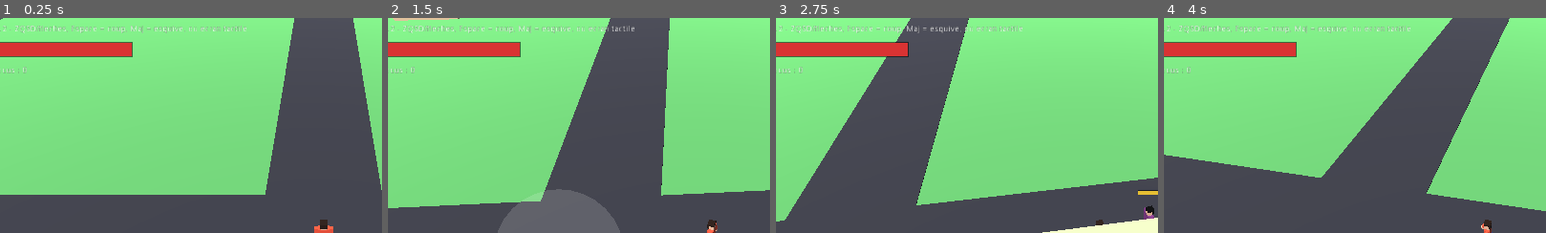
Above: before the commit, frames 1-4 (left to right).
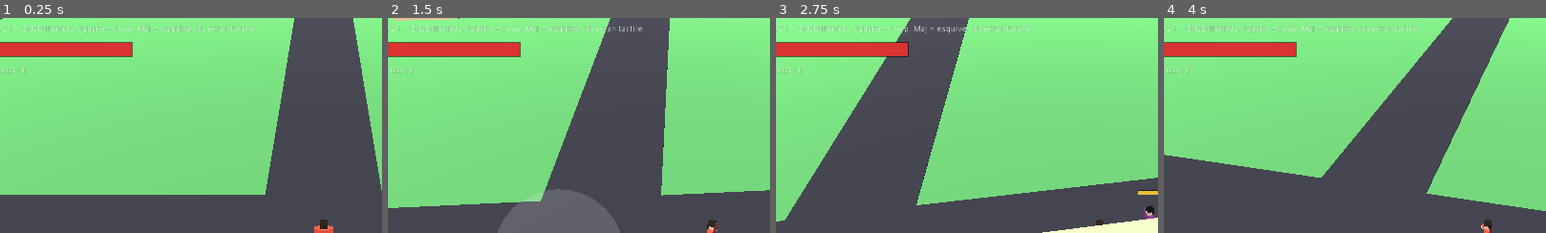
Above: after the commit, the same moments.

Repository: kolaashbel06-cloud/soleil-noir
Game: Godot game, scene res://Main.tscn
Same seed, same stepped clock (60 frames per second), same inputs: the game is played once before the commit and once after it.
Inputs (mouse positions are % of the whole screen's width and height, from its top left):
- Up to frame 1 (0.25 s): no input
- Up to frame 2 (1.5 s): tap Enter at 0.5 s; move the mouse to (72, 45) at 0.52 s; hold D (move_right) 0.53-1.25 s; tap Space (attack) at 0.6 s; click (72, 45) at 0.67 s; tap Shift (dodge) at 0.8 s; drag from (30, 55) to (45, 70) at 1.27 s
- Up to frame 3 (2.75 s): move the mouse to (60, 28) at 2.02 s; hold D (move_right) from 2.03 s (still down); tap Space (attack) at 2.1 s; tap Shift (dodge) at 2.3 s
- Up to frame 4 (4 s): release D (move_right) at 2.75 s; drag from (45, 70) to (20, 35) at 2.77 s; move the mouse to (80, 65) at 3.52 s; hold A (move_left) from 3.53 s (still down); tap Z at 3.6 s; tap Shift (dodge) at 3.8 s
The pictures show only the part of the screen within x 8-58%, y 0-50%; the shares and areas given below are measured in that part.

The runs differ from the first frame. In frame 1, 0.8% of the frame differs, in the area x 2-67%, y 3-8%; in frame 2, 0.8%; in frame 3, 0.8%; in frame 4, 0.8%.

Commit message:
Add files via upload

Diff:
--- a/Enemy.gd
+++ b/Enemy.gd
@@ -36,7 +36,7 @@
 
 	human = Spatial.new()
 	human.set_script(load("res://Humanoid.gd"))
-	human.shirt_color = Color.from_hsv(randf_range(0.7, 0.95), 0.55, 0.45)
+	human.shirt_color = Color.from_hsv(rand_range(0.7, 0.95), 0.55, 0.45)
 	human.pants_color = Color(0.15, 0.15, 0.18)
 	human.hair_color = Color(0.05, 0.05, 0.05)
 	human.translation = Vector3(0.0, -0.9, 0.0)
--- a/Hud.gd
+++ b/Hud.gd
@@ -52,12 +52,16 @@
 
 
 func _text(text, pos: Vector2, sc = 1.0, color = Color(1, 1, 1, 1)):
+	if _font == null:
+		return
 	draw_set_transform(pos, 0.0, Vector2(sc, sc))
 	draw_string(_font, Vector2.ZERO, text, color)
 	draw_set_transform(Vector2.ZERO, 0.0, Vector2.ONE)
 
 
 func _text_centered(text, center: Vector2, sc = 1.0, color = Color(1, 1, 1, 1)):
+	if _font == null:
+		return
 	var w = _font.get_string_size(text).x * sc
 	_text(text, center + Vector2(-w / 2.0, 5.0 * sc), sc, color)
 
--- a/Main.gd
+++ b/Main.gd
@@ -10,18 +10,75 @@
 var hud
 var kills := 0
 var _spawn_timer := 5.0
+var _t := 0.0
+var _beat := 0
+const LOG_PATH := "user://boot.log"
 
 
 func _ready():
 	randomize()
+	var previous := _read_log()
+	_log_start()
 	_setup_inputs()
+	_log("inputs")
 	_build_environment()
+	_log("environnement")
 	_build_world()
+	_log("monde")
 	_build_player()
+	_log("joueur")
 	_build_camera()
+	_log("camera")
 	_build_ui()
+	_log("interface")
+	_show_previous_log(previous)
 	for i in range(MAX_ENEMIES):
 		_spawn_enemy(_road_spawn_pos())
+	_log("ennemis")
+	_log("demarrage termine")
+
+
+# --- Journal de demarrage -----------------------------------------------------
+# Ecrit chaque etape dans un petit fichier. Si le jeu se fige, au prochain lancement
+# l'ecran affiche la derniere etape atteinte, ce qui permet de localiser le probleme.
+
+func _read_log() -> String:
+	var f := File.new()
+	if not f.file_exists(LOG_PATH):
+		return ""
+	if f.open(LOG_PATH, File.READ) != OK:
+		return ""
+	var text := f.get_as_text()
+	f.close()
+	return text
+
+
+func _log_start():
+	var f := File.new()
+	if f.open(LOG_PATH, File.WRITE) == OK:
+		f.store_line("== nouveau lancement ==")
+		f.close()
+
+
+func _log(msg: String):
+	var f := File.new()
+	if f.open(LOG_PATH, File.READ_WRITE) == OK:
+		f.seek_end()
+		f.store_line(msg)
+		f.close()
+
+
+func _show_previous_log(previous: String):
+	# Si le lancement precedent ne s'est pas termine proprement, on montre ou il s'est arrete.
+	if previous == "" or previous.find("tout va bien") != -1:
+		return
+	var lines = previous.strip_edges().split("\n")
+	var last = lines[lines.size() - 1]
+	var label := Label.new()
+	label.text = "Dernier lancement interrompu apres : " + last
+	label.rect_position = Vector2(16, 120)
+	label.modulate = Color(1.0, 0.9, 0.3)
+	hud.get_parent().add_child(label)
 
 
 func _setup_inputs():
@@ -142,7 +199,7 @@
 	hud.connect("dodge_pressed", player, "dodge")
 
 	var label := Label.new()
-	label.text = "Prototype v0.2 - ZQSD/fleches, Espace = coup, Maj = esquive, ou ecran tactile"
+	label.text = "Prototype v0.2.1 - ZQSD/fleches, Espace = coup, Maj = esquive, ou ecran tactile"
 	label.rect_position = Vector2(16, 12)
 	layer.add_child(label)
 
@@ -153,8 +210,8 @@
 	var sgn = 1.0
 	if randf() < 0.5:
 		sgn = -1.0
-	var far = randf_range(18.0, 60.0) * sgn
-	var side = randf_range(-3.0, 3.0)
+	var far = rand_range(18.0, 60.0) * sgn
+	var side = rand_range(-3.0, 3.0)
 	if randf() < 0.5:
 		return Vector3(far, 1.0, side)
 	return Vector3(side, 1.0, far)
@@ -183,6 +240,17 @@
 func _process(delta):
 	if player == null or camera == null:
 		return
+	_t += delta
+	if _beat == 0:
+		_beat = 1
+		_log("premiere image")
+	elif _beat == 1 and _t > 2.0:
+		_beat = 2
+		_log("2 secondes")
+	elif _beat == 2 and _t > 5.0:
+		_beat = 3
+		_log("tout va bien")
+
 	var target = player.translation + CAM_OFFSET
 	camera.translation = camera.translation.linear_interpolate(target, min(1.0, delta * 5.0))
 	camera.look_at(player.translation, Vector3.UP)
--- a/project.godot
+++ b/project.godot
@@ -3,7 +3,7 @@
 
 [application]
 
-config/name="Soleil Noir"
+config/name="DRAEVEN"
 run/main_scene="res://Main.tscn"
 
 [display]
--- /dev/null
+++ b/smoke_test.gd
@@ -0,0 +1,41 @@
+extends SceneTree
+# Test rapide lance par GitHub Actions (jamais utilise sur le telephone).
+# Il demarre le jeu sans ecran, ramene des ennemis pres du joueur, simule un coup et une esquive,
+# puis affiche SMOKE_OK s'il est arrive au bout sans planter.
+
+var _t := 0.0
+var _stage := 0
+var _main = null
+
+
+func _initialize():
+	_main = load("res://Main.tscn").instance()
+	root.add_child(_main)
+	print("TEST : jeu charge")
+
+
+func _idle(delta):
+	_t += delta
+	if _main == null or _main.player == null:
+		print("SMOKE_ECHEC : le jeu n'a pas cree de joueur")
+		return true
+	var p = _main.player
+	if _stage == 0 and _t > 1.5:
+		_stage = 1
+		for e in get_nodes_in_group("enemies"):
+			e.translation = p.translation + Vector3(0.0, 0.0, -1.5)
+		print("TEST : ennemis ramenes pres du joueur")
+	elif _stage == 1 and _t > 2.0:
+		_stage = 2
+		Input.action_press("attack")
+	elif _stage == 2 and _t > 2.2:
+		_stage = 3
+		Input.action_release("attack")
+		Input.action_press("dodge")
+	elif _stage == 3 and _t > 2.5:
+		_stage = 4
+		Input.action_release("dodge")
+	elif _stage == 4 and _t > 6.0:
+		print("SMOKE_OK : le jeu a tourne 6 secondes. Vie du joueur = ", p.hp, ", ennemis vaincus = ", _main.kills)
+		return true
+	return false
Not shown, changed: export_presets.cfg
Not shown, changed: GAME_DESIGN.md
Not shown, changed: ROADMAP.md
